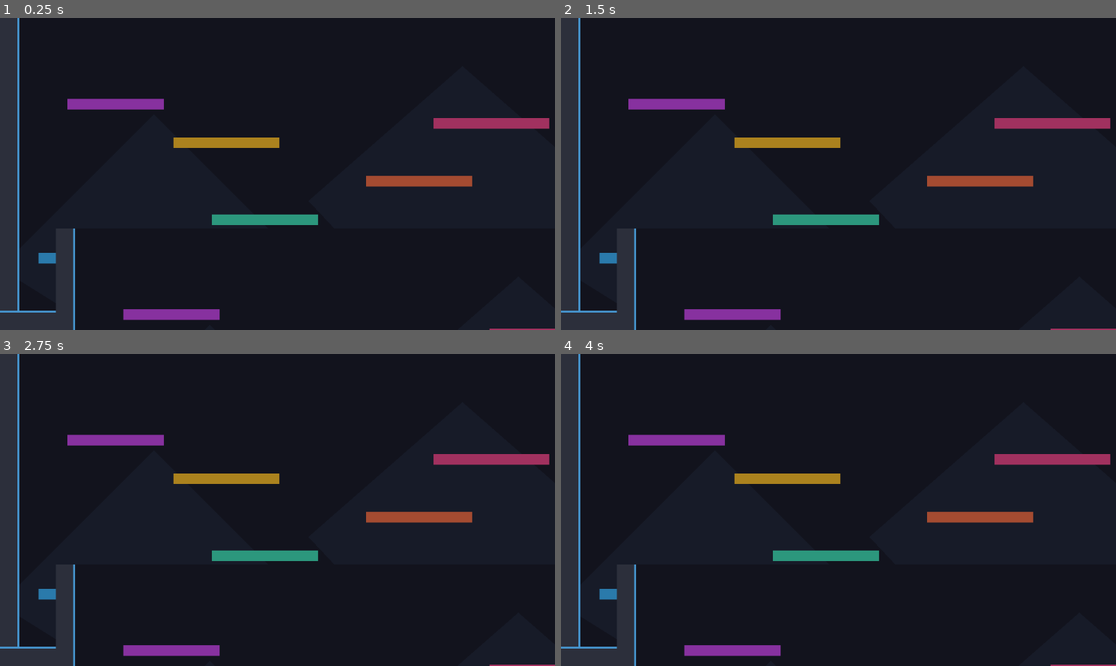
Above: before the commit, frames 1-4 (two rows, left to right).
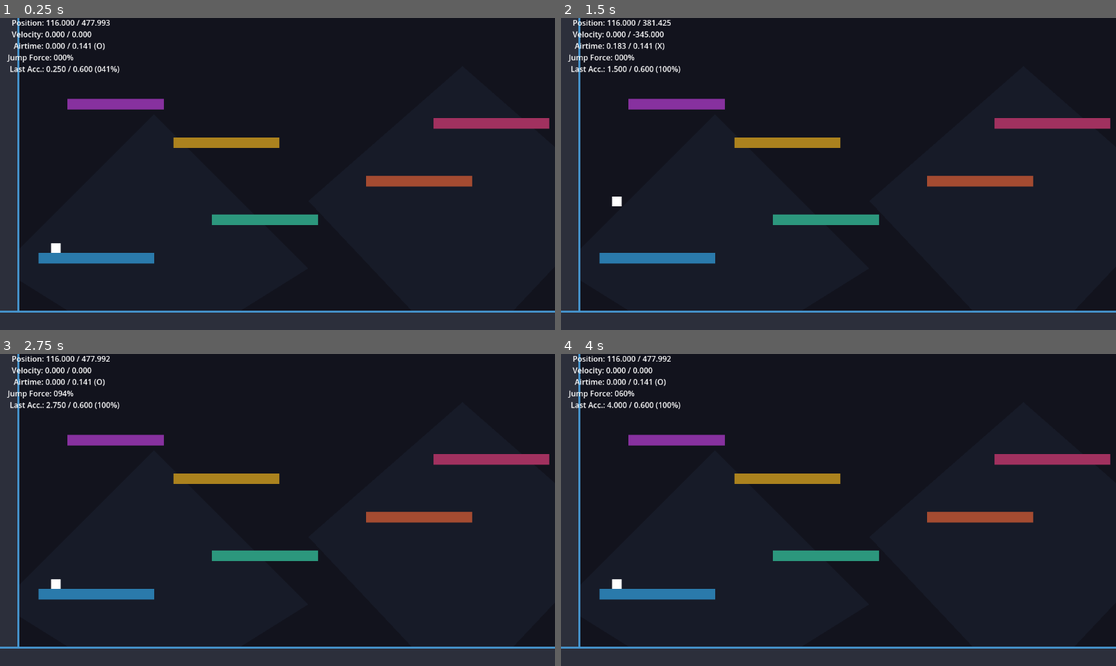
Above: after the commit, the same moments.

Repository: FunnyParadox/Hackathon2k26
Game: Godot game, scene res://main.tscn
Same seed, same stepped clock (60 frames per second), same inputs: the game is played once before the commit and once after it.
Inputs:
- Up to frame 1 (0.25 s): no input
- Up to frame 2 (1.5 s): hold Up (Jump) 0.53-1.28 s; hold Right (Right) from 0.53 s (still down); tap Up (Jump) at 1.35 s
- Up to frame 3 (2.75 s): tap Up (Jump) at 1.52, 1.82 s; release Right (Right) at 2.03 s; hold Left (Left) from 2.03 s (still down); hold Up (Jump) from 2.03 s (still down)
- Up to frame 4 (4 s): release Left (Left) at 2.78 s; release Up (Jump) at 2.78 s; hold Right (Right) from 2.78 s (still down); tap Up (Jump) at 2.85, 3.02, 3.32 s; hold Up (Jump) from 3.53 s (still down)

The runs differ from the first frame. In frame 1, 6.3% of the frame differs, in the area x 1-100%, y 0-100%; in frame 2, 6.3%; in frame 3, 6.3%; in frame 4, 6.3%.
Error before the commit: Trying to assign value of type 'Node2D' to a variable of type 'CharacterBody2D'. (res://debug.gd:6)

Commit message:
Add jump charge mechanic and update character scene
Introduce a charged jump: add JUMP_CHARGE_SPEED and jump_force, change jump handling to accumulate charge while Jump is held and apply impulse on release using a gravity vector. Adjust gravity application to reuse a rotated gravity vector and increase base JUMP_VELOCITY. Minor constant formatting change (DECELERATION) and commented-out legacy directional input. Update character.tscn to a CharacterBody2D scene (attach character.gd script) and add CollisionShape2D/Polygon2D/subresource shape. Update debug.gd to display jump force and reformat debug lines.

Diff:
--- a/character.gd
+++ b/character.gd
@@ -1,40 +1,48 @@
 extends CharacterBody2D
 
 const ACCELERATION = 160.0
-const DECELERATION = 0.395
+const DECELERATION = 1./3.
 const MAX_SPEED = 372.0
 
 const ACCELERATION_LIMIT = 0.60
 const GRAVITY_FORCE = 1500.0
 
-const JUMP_VELOCITY = 500.0
+const JUMP_VELOCITY = 620.0
+const JUMP_CHARGE_SPEED = 0.74 # in seconds
 const COYOTE_JUMP = sqrt(2)/10
 
 var air_time := 0.0
+var jump_force := 0.0
 var has_jumped := false
 var last_acceleration := 0.0
 var gravity_angle := 0.0
 var direction := 1 # -1: left, 1: right
 
 func _physics_process(delta: float) -> void:
+	var gravity := Vector2(0, 1).rotated(gravity_angle)
+
 	# Add the gravity.
 	if not is_on_floor():
 		air_time += delta
-		velocity += Vector2(0, 1).rotated(gravity_angle) * GRAVITY_FORCE * delta
+		velocity += gravity * GRAVITY_FORCE * delta
 	else:
 		air_time = 0
 		has_jumped = false
 
 	# Handle jump.
-	if Input.is_action_just_pressed("Jump") and air_time < COYOTE_JUMP and not has_jumped:
-		velocity.y = -JUMP_VELOCITY
+	if Input.is_action_just_released("Jump") and air_time < COYOTE_JUMP and not has_jumped:
+		velocity -= gravity * (velocity.dot(gravity) + JUMP_VELOCITY) * jump_force
 		has_jumped = true
+	if Input.is_action_pressed("Jump"):
+		jump_force = min(jump_force + delta / JUMP_CHARGE_SPEED, 1.0)
+	else:
+		jump_force = 0
 
 	# Get the input direction and handle the movement/deceleration.
-	if Input.is_action_just_pressed("Left"):
-		direction = -1
-	if Input.is_action_just_pressed("Right"):
-		direction = not Input.is_action_just_pressed("Left")
+##	if Input.is_action_just_pressed("Left"):
+##		direction = -1
+##	if Input.is_action_just_pressed("Right"):
+##		direction = not Input.is_action_just_pressed("Left")
 
 	if air_time < COYOTE_JUMP and Input.is_action_just_pressed("Accelerate"):
 		velocity.x += direction * ACCELERATION * pow(min(last_acceleration / ACCELERATION_LIMIT, 1.0), 2.0)
--- a/character.tscn
+++ b/character.tscn
@@ -1,19 +1,15 @@
 [gd_scene format=3 uid="uid://cd266l8j8s6li"]
 
-[ext_resource type="PackedScene" uid="uid://ccjq3ybx3iyxy" path="res://level.tscn" id="1_wa5vi"]
-[ext_resource type="Script" uid="uid://ctq00jawa6tmr" path="res://debug.gd" id="2_wfnr8"]
-[ext_resource type="PackedScene" uid="uid://cd266l8j8s6li" path="res://character.tscn" id="3_px5sl"]
+[ext_resource type="Script" uid="uid://dn15vmbp5xexw" path="res://character.gd" id="1_glpr6"]
 
-[node name="Node2D" type="Node2D" unique_id=515637665]
+[sub_resource type="RectangleShape2D" id="RectangleShape2D_glpr6"]
 
-[node name="Level" parent="." unique_id=1310026230 instance=ExtResource("1_wa5vi")]
+[node name="Character" type="CharacterBody2D" unique_id=1458895286]
+script = ExtResource("1_glpr6")
 
-[node name="Character" parent="." unique_id=1458895286 instance=ExtResource("3_px5sl")]
-position = Vector2(116, 437)
+[node name="CollisionShape2D" type="CollisionShape2D" parent="." unique_id=555401393]
+shape = SubResource("RectangleShape2D_glpr6")
+debug_color = Color(1, 0, 1, 0.42000002)
 
-[node name="Control" type="Control" parent="." unique_id=2079032323]
-layout_mode = 3
-anchors_preset = 0
-offset_right = 40.0
-offset_bottom = 40.0
-script = ExtResource("2_wfnr8")
+[node name="Polygon2D" type="Polygon2D" parent="." unique_id=127707193]
+polygon = PackedVector2Array(-10, -10, -10, 10, 10, 10, 10, -10)
--- a/debug.gd
+++ b/debug.gd
@@ -13,10 +13,12 @@
 	var font = ThemeDB.fallback_font
 	var font_size = 16
 	var text_position = Vector2(font_size, font_size)
-	draw_string(font, text_position, " Position: " + str("%0.3f / %0.3f" % [character.position.x, character.position.y]), HORIZONTAL_ALIGNMENT_LEFT, -1, font_size)
+	draw_string(font, text_position, "  Position: " + str("%0.3f / %0.3f" % [character.position.x, character.position.y]), HORIZONTAL_ALIGNMENT_LEFT, -1, font_size)
 	text_position.y += font_size * 1.5
-	draw_string(font, text_position, " Velocity: " + str("%0.3f / %0.3f" % [character.velocity.x, character.velocity.y]), HORIZONTAL_ALIGNMENT_LEFT, -1, font_size)
+	draw_string(font, text_position, "  Velocity: " + str("%0.3f / %0.3f" % [character.velocity.x, character.velocity.y]), HORIZONTAL_ALIGNMENT_LEFT, -1, font_size)
 	text_position.y += font_size * 1.5
-	draw_string(font, text_position, "  Airtime: " + str("%0.3f / %0.3f (%s)" % [character.air_time, character.COYOTE_JUMP, "O" if (character.air_time < character.COYOTE_JUMP) else "X"]), HORIZONTAL_ALIGNMENT_LEFT, -1, font_size)
+	draw_string(font, text_position, "   Airtime: " + str("%0.3f / %0.3f (%s)" % [character.air_time, character.COYOTE_JUMP, "O" if (character.air_time < character.COYOTE_JUMP) else "X"]), HORIZONTAL_ALIGNMENT_LEFT, -1, font_size)
 	text_position.y += font_size * 1.5
-	draw_string(font, text_position, "Last Acc.: " + str("%0.3f / %0.3f (%03d%%)" % [character.last_acceleration, character.ACCELERATION_LIMIT, int(min(character.last_acceleration / character.ACCELERATION_LIMIT, 1.0) * 100.0)]), HORIZONTAL_ALIGNMENT_LEFT, -1, font_size)
+	draw_string(font, text_position, "Jump Force: " + str("%03d%%" % [int(character.jump_force * 100.0)]), HORIZONTAL_ALIGNMENT_LEFT, -1, font_size)
+	text_position.y += font_size * 1.5
+	draw_string(font, text_position, " Last Acc.: " + str("%0.3f / %0.3f (%03d%%)" % [character.last_acceleration, character.ACCELERATION_LIMIT, int(min(character.last_acceleration / character.ACCELERATION_LIMIT, 1.0) * 100.0)]), HORIZONTAL_ALIGNMENT_LEFT, -1, font_size)
